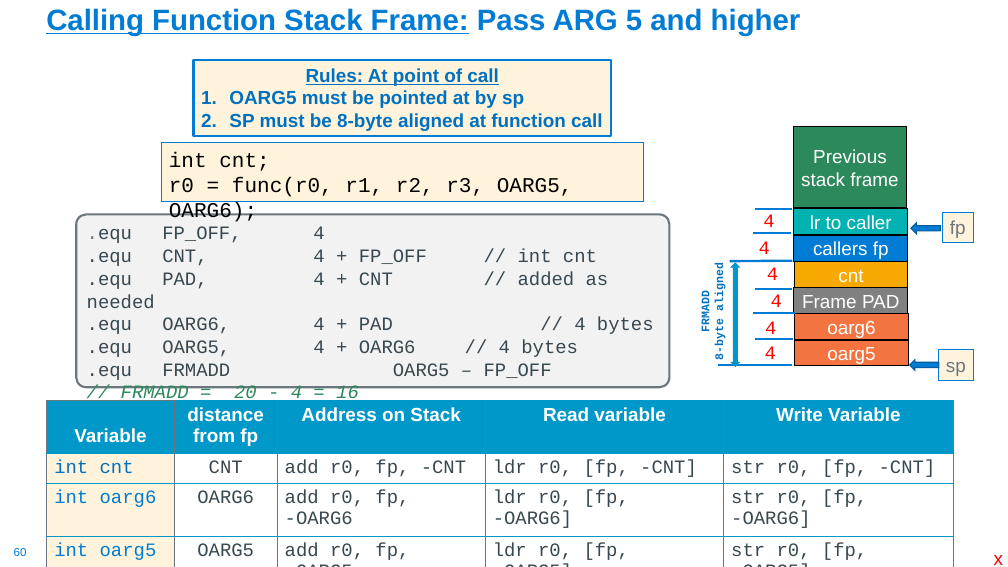
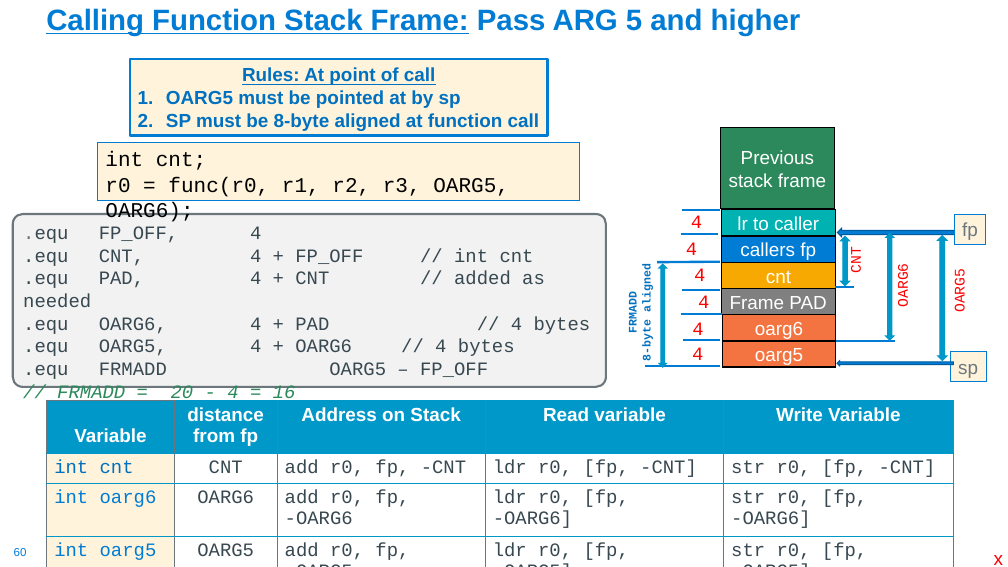
Before and after one commit to cse30-sp24/Muller-Slides, a slide deck: slide 60 of 07-Arm-Part4.pptx. Drawn at 1008x567 pixels with LibreOffice and Linux fonts; fonts in the diff are those of the drawing. Boxes give left, top, right and bottom in pixels: in the first picture for what was removed or moved away, otherwise in the second. Text is boxed around its words. In the diff, an @@ line names an element or a change of style, - is before the commit and + after.

```diff
--- a/07-Arm-Part4.pptx
+++ b/07-Arm-Part4.pptx
@@ 2 rectangles, 1 rounded rectangle: place and size @@
-2 rectangles, 1 rounded rectangle at bbox=[76, 60, 670, 388]
+2 rectangles, 1 rounded rectangle at bbox=[13, 59, 606, 387]
@@ left arrow: place and size @@
-left arrow at bbox=[911, 223, 941, 234]
+left arrow at bbox=[838, 228, 958, 237]
@@ up down arrow added at bbox=[841, 237, 850, 286], fill #0098C9, outline #0098C9 1 pt @@
@@ up down arrow added at bbox=[886, 234, 895, 340], fill #0098C9, outline #0098C9 1 pt @@
@@ up down arrow added at bbox=[938, 236, 947, 361], fill #0098C9, outline #0098C9 1 pt @@
@@ rectangle "fp": place and size @@
-rectangle "fp" at bbox=[943, 212, 974, 243]
+rectangle "fp" at bbox=[955, 214, 986, 244]
@@ 6 rectangles, 4 texts, 4 lines, 1 up down arrow: place and size @@
-6 rectangles, 4 texts, 4 lines, 1 up down arrow at bbox=[718, 209, 908, 366]
+6 rectangles, 4 texts, 4 lines, 1 up down arrow at bbox=[645, 210, 836, 367]
@@ text added at bbox=[849, 249, 866, 273], 14 pt, text #FF0000 @@
+CNT
@@ text added at bbox=[896, 267, 913, 306], 14 pt, text #FF0000 @@
+OARG6
@@ line added from (835, 287) to (854, 287), #007CD5 2.25 pt @@
@@ text added at bbox=[952, 273, 969, 312], 14 pt, text #FF0000 @@
+OARG5
@@ 3 texts, 3 lines, 1 rectangle: place and size @@
-3 texts, 3 lines, 1 rectangle at bbox=[700, 127, 907, 359]
+3 texts, 3 lines, 1 rectangle at bbox=[627, 128, 834, 360]
@@ line added from (836, 341) to (895, 341), #007CD5 2.25 pt @@
@@ rectangle "sp": place and size @@
-rectangle "sp" at bbox=[938, 350, 974, 380]
+rectangle "sp" at bbox=[951, 352, 987, 382]
@@ left arrow: place and size @@
-left arrow at bbox=[910, 360, 939, 371]
+left arrow at bbox=[837, 361, 954, 366]
```
Also in this commit, not shown: 2 other slides changed, 1 other file.
